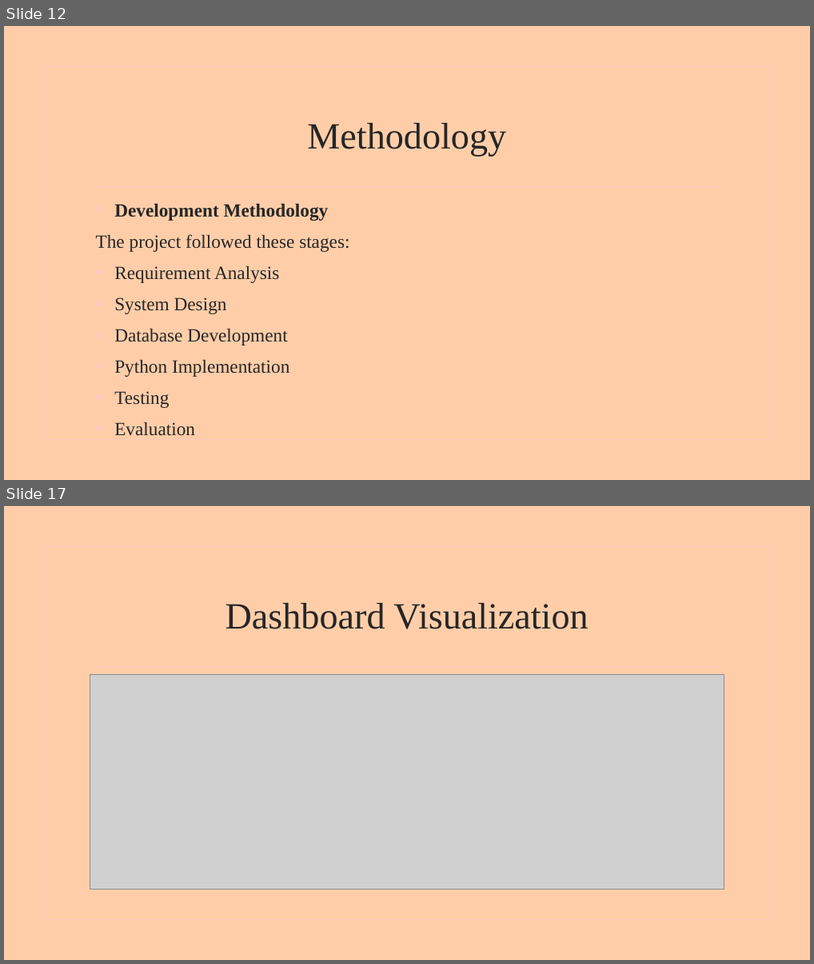
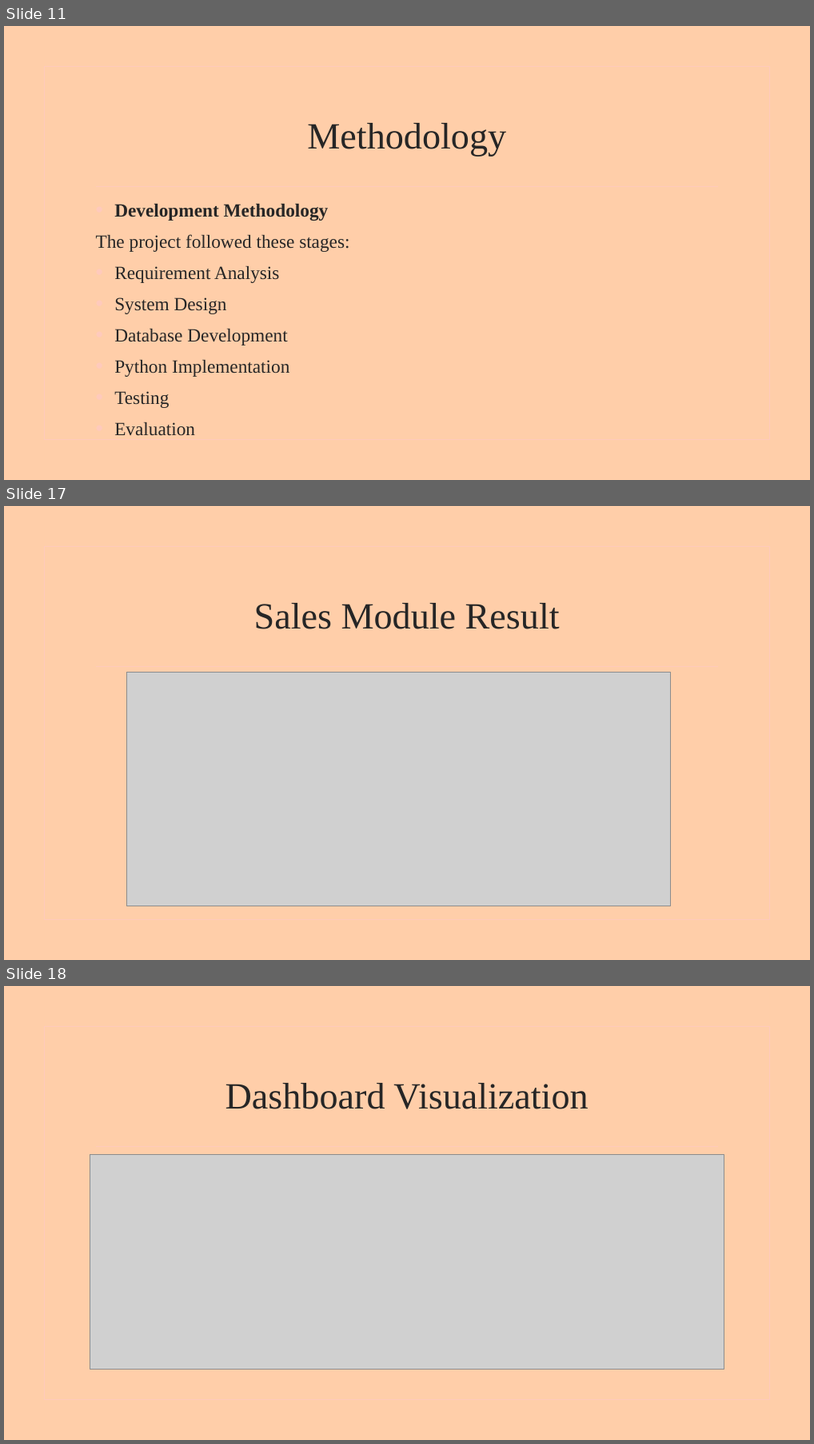
Before and after one commit to Ayomikun721/PYTHON-SYNTHAX, a slide deck: AYOMIKUN PYTHON SYNTHAX.pptx. Shown one above the other, each under a label of ours: slides 12 and 17 before the commit, slides 11, 17 and 18 after it; the slides between them are not shown. The pictures are 814x964 and 814x1444 pixels, drawn with LibreOffice and Linux fonts; fonts in the diff are those of the drawing; grey boxes stand for pictures; background and template pictures are left out. Boxes give left, top, right and bottom in pixels: in the first picture for what was removed or moved away, otherwise in the second. Text is boxed around its words. In the diff, an @@ line names an element or a change of style, - is before the commit and + after.

```diff
--- a/AYOMIKUN PYTHON SYNTHAX.pptx
+++ b/AYOMIKUN PYTHON SYNTHAX.pptx
@@ slide 17 added at bbox=[4, 506, 810, 960], background picture (left out); not listed: 2 template elements that a slide beside it also shows @@
@@ title added at bbox=[254, 603, 560, 629], 44 pt, text #262626 @@
+Sales Module Result
@@ picture added at bbox=[127, 672, 670, 906] @@
@@ what was slide 12 is now slide 11 @@
@@ what was slide 17 is now slide 18 @@
```
Also in this commit, not shown: 14 slides changed, 2 other slides added, 1 slide removed, 1 other file.
